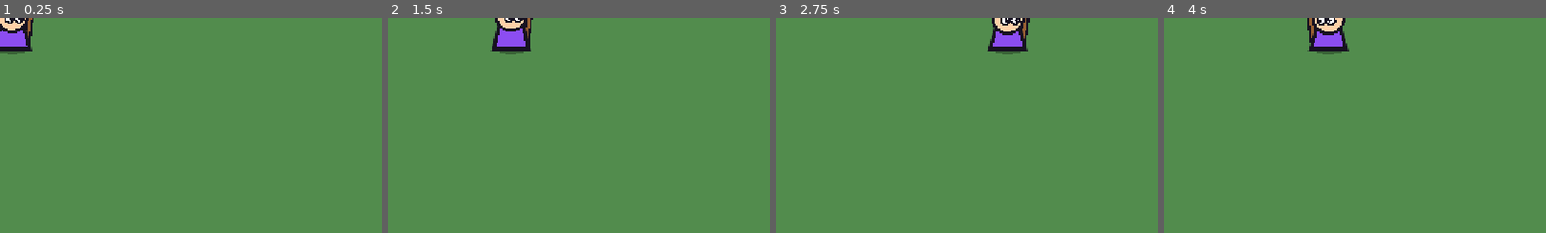
Above: before the commit, frames 1-4 (left to right).
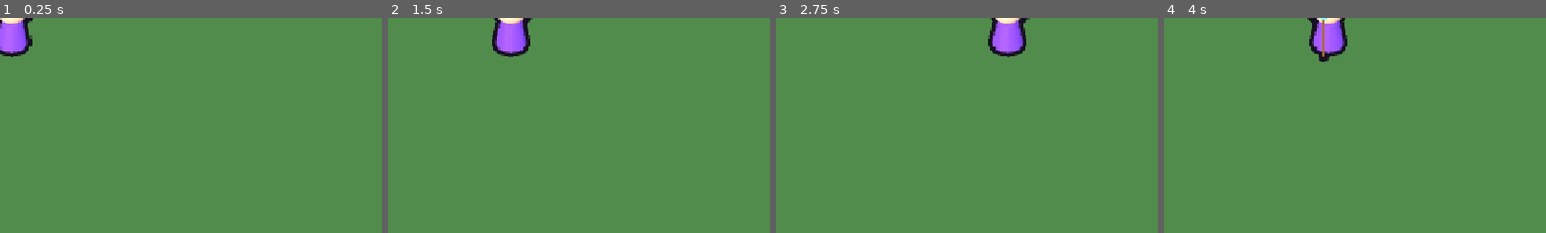
Above: after the commit, the same moments.

Repository: elefolo4565/fantasyIncremental
Game: Godot game, scene res://scenes/player/player.tscn
Two runs of this game, one before a commit and one after it. Both use one fixed random seed, a clock stepped at 60 frames per second and the inputs below. This scene is started directly instead of the project's main scene.
Inputs (mouse positions are % of the whole screen's width and height, from its top left):
- Up to frame 1 (0.25 s): no input
- Up to frame 2 (1.5 s): tap Enter at 0.5 s; move the mouse to (72, 45) at 0.52 s; hold Right (ui_right) 0.53-1.25 s; click (72, 45) at 0.67 s; drag from (30, 55) to (45, 70) at 1.27 s
- Up to frame 3 (2.75 s): tap Space at 2 s; move the mouse to (60, 28) at 2.02 s; hold Right (ui_right) from 2.03 s (still down)
- Up to frame 4 (4 s): release Right (ui_right) at 2.75 s; drag from (45, 70) to (20, 35) at 2.77 s; tap Enter at 3.5 s; move the mouse to (80, 65) at 3.52 s; hold Left (ui_left) from 3.53 s (still down)
The pictures show only the part of the screen within x 0-50%, y 0-50%; the shares and areas given below are measured in that part.

The runs differ from the first frame. In frame 1, 1.1% of the frame differs, in the area x 0-9%, y 0-19%; in frame 2, 1.2%; in frame 3, 1.3%; in frame 4, 1.3%, in the area x 37-49%, y 0-21%.

Commit message:
プレイヤーを3Dモデルから焼いた8方向の絵に差し替える
仮の3Dモデル（基本図形の魔法使い）を8方向×歩き4コマに焼く道具 tools/render_player を足し、
player.gd は焼いた絵を向きと歩きに合わせて描く。assets/models/player.glb を置けば焼き直せる。

Co-Authored-By: Claude Opus 5.5 (1M context) <noreply@anthropic.com>
Claude-Session: https://claude.ai/code/session_01DCGdW39avWMz4PaMBGrhsd

Diff:
--- a/scenes/player/player.gd
+++ b/scenes/player/player.gd
@@ -11,12 +11,17 @@
 
 const BOLT_SCENE := preload("res://scenes/bolt/bolt.tscn")
 const RADIUS := 20.0
-const ROBE_COLOR := Color(0.55, 0.3, 0.95)
-const HAT_COLOR := Color(0.32, 0.25, 0.85)
-const BAND_COLOR := Color(1.0, 0.8, 0.15)
-const SKIN_COLOR := Color(1.0, 0.82, 0.66)
-const STAFF_COLOR := Color(0.6, 0.38, 0.2)
-const GEM_COLOR := Color(0.4, 0.95, 1.0)
+## 3Dモデルを8方向×歩き4コマに焼いた絵（tools/render_player で作り直せる）。
+## 行が向き（画面の右から時計回りに45度ずつ）、列が歩きのコマ。
+const SHEET := preload("res://assets/sprites/player_sheet.png")
+const SHEET_CELL := 128
+const SHEET_DIRECTIONS := 8
+const SHEET_FRAMES := 4
+## コマの中で足元が来る位置（render_player.gd の FOOT と合わせる）。
+const SHEET_FOOT := Vector2(64, 112)
+## 絵の1ピクセルを、この体の座標で何単位に描くか。
+const SHEET_PIXEL := 1.1
+const FOOT_Y := 22.0
 const HURT_COLOR := Color(1.0, 0.35, 0.3)
 const DRAW_SCALE := 1.35
 const BLINK_RATE := 18.0
@@ -31,6 +36,7 @@
 var _knockback := Vector2.ZERO
 var _facing := Vector2.RIGHT
 var _walk := 0.0
+var _moving := false
 var _shot_count := 0
 var _body_scale := 1.0
 
@@ -72,6 +78,9 @@
 		queue_redraw()
 	_knockback = _knockback.move_toward(Vector2.ZERO, Balance.get_float("player_knockback") * 4.0 * delta)
 	var move := _read_move_input()
+	if _moving != (move != Vector2.ZERO):
+		_moving = move != Vector2.ZERO
+		queue_redraw()
 	if move != Vector2.ZERO:
 		_facing = move.normalized()
 		_walk += delta * 14.0
@@ -97,27 +106,16 @@
 func _draw() -> void:
 	var blink := _invincible > 0.0 and int(_invincible * BLINK_RATE) % 2 == 0
 	var tint := Color.WHITE if not blink else HURT_COLOR
-	var bob := sin(_walk) * 2.5
-	var side := -1.0 if _facing.x < 0.0 else 1.0
 	draw_set_transform(Vector2.ZERO, 0.0, Vector2.ONE * DRAW_SCALE * _body_scale)
-	Toon.shadow(self, Vector2(0, 22), Vector2(22, 8))
-	# 杖（体の後ろ側）
-	var staff_top := Vector2(side * 24, -30 + bob)
-	draw_line(Vector2(side * 18, 20), staff_top, Toon.OUTLINE, 9.0)
-	draw_line(Vector2(side * 18, 20), staff_top, STAFF_COLOR * tint, 4.0)
-	Toon.blob(self, staff_top, Vector2(7, 7), GEM_COLOR * tint)
-	# ローブ
-	var robe := PackedVector2Array([Vector2(-13, -2 + bob), Vector2(13, -2 + bob), Vector2(19, 22), Vector2(-19, 22)])
-	Toon.polygon(self, robe, ROBE_COLOR * tint)
-	# 大きな頭
-	var head := Vector2(0, -16 + bob)
-	Toon.blob(self, head, Vector2(17, 16), SKIN_COLOR * tint)
-	Toon.eye(self, head + Vector2(-6 + _facing.x * 3, 2), 4.0, _facing)
-	Toon.eye(self, head + Vector2(6 + _facing.x * 3, 2), 4.0, _facing)
-	# とんがり帽子
-	var hat := PackedVector2Array([head + Vector2(-22, -6), head + Vector2(22, -6), head + Vector2(-side * 6, -44)])
-	Toon.polygon(self, hat, HAT_COLOR * tint)
-	draw_line(head + Vector2(-20, -8), head + Vector2(20, -8), BAND_COLOR * tint, 6.0)
+	Toon.shadow(self, Vector2(0, FOOT_Y), Vector2(22, 8))
+	var direction := wrapi(roundi(_facing.angle() / (TAU / SHEET_DIRECTIONS)), 0, SHEET_DIRECTIONS)
+	var frame := 0
+	if _moving:
+		frame = int(_walk / TAU * SHEET_FRAMES) % SHEET_FRAMES
+	var source := Rect2(frame * SHEET_CELL, direction * SHEET_CELL, SHEET_CELL, SHEET_CELL)
+	var size := Vector2.ONE * SHEET_CELL * SHEET_PIXEL
+	var at := Vector2(0, FOOT_Y) - SHEET_FOOT * SHEET_PIXEL
+	draw_texture_rect_region(SHEET, Rect2(at, size), source, tint)
 
 
 func _read_move_input() -> Vector2:
--- a/scenes/player/player.tscn
+++ b/scenes/player/player.tscn
@@ -7,6 +7,7 @@
 
 [node name="Player" type="CharacterBody2D"]
 motion_mode = 1
+texture_filter = 5
 script = ExtResource("1_player")
 
 [node name="CollisionShape2D" type="CollisionShape2D" parent="."]
--- /dev/null
+++ b/tools/render_player/placeholder_wizard.gd
@@ -0,0 +1,98 @@
+extends Node3D
+## 仮のプレイヤー（魔法使い）の3Dモデル。Godot の基本図形だけで組み立てる。
+## render_player が8方向の絵に焼くときに使う。本番のモデルができたら assets/models/player.glb に置けば、こちらは使われない。
+## 足元が原点、正面が +Z。set_walk(0〜1) で歩きの1周のどこかの姿勢にする。
+
+const ROBE_COLOR := Color(0.55, 0.3, 0.95)
+const HAT_COLOR := Color(0.32, 0.25, 0.85)
+const BAND_COLOR := Color(1.0, 0.8, 0.15)
+const SKIN_COLOR := Color(1.0, 0.82, 0.66)
+const STAFF_COLOR := Color(0.6, 0.38, 0.2)
+const GEM_COLOR := Color(0.4, 0.95, 1.0)
+const SHOE_COLOR := Color(0.3, 0.2, 0.16)
+const EYE_COLOR := Color(0.09, 0.07, 0.13)
+
+var _body := Node3D.new()
+var _foot_l: MeshInstance3D
+var _foot_r: MeshInstance3D
+var _staff := Node3D.new()
+
+
+func _ready() -> void:
+	add_child(_body)
+	_foot_l = _part(_sphere(0.11), SHOE_COLOR, Vector3(-0.13, 0.08, 0.02), Vector3(1, 0.7, 1.5), self)
+	_foot_r = _part(_sphere(0.11), SHOE_COLOR, Vector3(0.13, 0.08, 0.02), Vector3(1, 0.7, 1.5), self)
+	# ローブ（すそ広がりの円すい台）
+	var robe := CylinderMesh.new()
+	robe.top_radius = 0.24
+	robe.bottom_radius = 0.36
+	robe.height = 0.72
+	_part(robe, ROBE_COLOR, Vector3(0, 0.46, 0), Vector3.ONE, _body)
+	# 大きな頭
+	_part(_sphere(0.36), SKIN_COLOR, Vector3(0, 1.12, 0), Vector3(1, 0.95, 0.95), _body)
+	# 目（正面 +Z 側）
+	_part(_sphere(0.075), EYE_COLOR, Vector3(-0.13, 1.04, 0.33), Vector3(0.9, 1.4, 0.6), _body)
+	_part(_sphere(0.075), EYE_COLOR, Vector3(0.13, 1.04, 0.33), Vector3(0.9, 1.4, 0.6), _body)
+	# とんがり帽子
+	var brim := CylinderMesh.new()
+	brim.top_radius = 0.44
+	brim.bottom_radius = 0.44
+	brim.height = 0.06
+	_part(brim, HAT_COLOR, Vector3(0, 1.38, 0), Vector3.ONE, _body)
+	var band := CylinderMesh.new()
+	band.top_radius = 0.33
+	band.bottom_radius = 0.34
+	band.height = 0.09
+	_part(band, BAND_COLOR, Vector3(0, 1.43, 0), Vector3.ONE, _body)
+	var cone := CylinderMesh.new()
+	cone.top_radius = 0.0
+	cone.bottom_radius = 0.33
+	cone.height = 0.75
+	var tip := _part(cone, HAT_COLOR, Vector3(0, 1.76, -0.04), Vector3.ONE, _body)
+	tip.rotation.x = deg_to_rad(-14)
+	# 杖（右手側）
+	_body.add_child(_staff)
+	_staff.position = Vector3(0.42, 0.0, 0.12)
+	var pole := CylinderMesh.new()
+	pole.top_radius = 0.035
+	pole.bottom_radius = 0.035
+	pole.height = 1.25
+	_part(pole, STAFF_COLOR, Vector3(0, 0.66, 0), Vector3.ONE, _staff)
+	_part(_sphere(0.11), GEM_COLOR, Vector3(0, 1.32, 0), Vector3.ONE, _staff, true)
+	set_walk(0.0)
+
+
+## phase は歩きの1周（0〜1）。足を前後に出し、体を上下に揺らす。
+func set_walk(phase: float) -> void:
+	var swing := sin(phase * TAU)
+	_foot_l.position.z = 0.02 + swing * 0.24
+	_foot_r.position.z = 0.02 - swing * 0.24
+	_foot_l.position.y = 0.08 + maxf(swing, 0.0) * 0.05
+	_foot_r.position.y = 0.08 + maxf(-swing, 0.0) * 0.05
+	_body.position.y = absf(cos(phase * TAU)) * 0.05
+	_staff.rotation.x = swing * 0.12
+
+
+func _sphere(radius: float) -> SphereMesh:
+	var mesh := SphereMesh.new()
+	mesh.radius = radius
+	mesh.height = radius * 2.0
+	return mesh
+
+
+func _part(mesh: Mesh, color: Color, at: Vector3, scale_by: Vector3, parent: Node3D, glow := false) -> MeshInstance3D:
+	var material := StandardMaterial3D.new()
+	material.albedo_color = color
+	material.diffuse_mode = BaseMaterial3D.DIFFUSE_TOON
+	material.specular_mode = BaseMaterial3D.SPECULAR_TOON
+	material.roughness = 0.6
+	if glow:
+		material.emission_enabled = true
+		material.emission = color * 0.6
+	var node := MeshInstance3D.new()
+	node.mesh = mesh
+	node.material_override = material
+	node.position = at
+	node.scale = scale_by
+	parent.add_child(node)
+	return node
--- /dev/null
+++ b/tools/render_player/render_player.gd
@@ -0,0 +1,127 @@
+extends Node
+## プレイヤーの3Dモデルを8方向×歩き4コマの絵に焼き、assets/sprites/player_sheet.png に保存する道具。
+## ゲームには含まれない（開発用）。使い方は tools/render_player/README.md。
+## assets/models/player.glb があればそれを、なければ仮のモデル（placeholder_wizard.gd）を焼く。
+
+const OUTPUT_PATH := "res://assets/sprites/player_sheet.png"
+const MODEL_PATH := "res://assets/models/player.glb"
+const CELL := 128
+const DIRECTIONS := 8
+const FRAMES := 4
+## 足元が来る位置（コマの左上から）。player.gd の SHEET_FOOT と合わせる。
+const FOOT := Vector2(64, 112)
+## カメラの見下ろす角度（度）と、コマの縦に映る広さ（モデルの単位）。
+const CAMERA_PITCH := 40.0
+const CAMERA_SIZE := 2.7
+const OUTLINE_COLOR := Color(0.09, 0.07, 0.13)
+const OUTLINE_PX := 5
+## glb にこの名前のアニメーションがあれば歩きに使う。
+const WALK_ANIMATION := &"walk"
+
+var _viewport: SubViewport
+var _pivot: Node3D
+var _model: Node3D
+var _animation: AnimationPlayer
+
+
+func _ready() -> void:
+	_viewport = SubViewport.new()
+	_viewport.size = Vector2i(CELL, CELL)
+	_viewport.transparent_bg = true
+	_viewport.own_world_3d = true
+	_viewport.render_target_update_mode = SubViewport.UPDATE_ALWAYS
+	add_child(_viewport)
+
+	var environment := Environment.new()
+	environment.background_mode = Environment.BG_CLEAR_COLOR
+	environment.ambient_light_source = Environment.AMBIENT_SOURCE_COLOR
+	environment.ambient_light_color = Color(0.75, 0.75, 0.85)
+	environment.ambient_light_energy = 0.55
+	var world := WorldEnvironment.new()
+	world.environment = environment
+	_viewport.add_child(world)
+
+	var light := DirectionalLight3D.new()
+	light.rotation = Vector3(deg_to_rad(-50), deg_to_rad(-35), 0)
+	light.light_energy = 1.1
+	_viewport.add_child(light)
+
+	_pivot = Node3D.new()
+	_viewport.add_child(_pivot)
+	_model = _load_model()
+	_pivot.add_child(_model)
+	_animation = _model.find_child("AnimationPlayer", true, false) as AnimationPlayer
+
+	var camera := Camera3D.new()
+	camera.projection = Camera3D.PROJECTION_ORTHOGONAL
+	camera.size = CAMERA_SIZE
+	camera.rotation.x = deg_to_rad(-CAMERA_PITCH)
+	_viewport.add_child(camera)
+	# 原点（足元）がコマの FOOT に映るようにカメラをずらす
+	var pixel := CAMERA_SIZE / CELL
+	var back := camera.global_transform.basis.z * 10.0
+	var up := camera.global_transform.basis.y * (FOOT.y - CELL * 0.5) * pixel
+	var right := camera.global_transform.basis.x * (CELL * 0.5 - FOOT.x) * pixel
+	camera.position = back + up + right
+	_render.call_deferred()
+
+
+func _load_model() -> Node3D:
+	if ResourceLoader.exists(MODEL_PATH):
+		print("render_player: ", MODEL_PATH, " を焼きます")
+		return (load(MODEL_PATH) as PackedScene).instantiate() as Node3D
+	print("render_player: 仮のモデルを焼きます")
+	var model := Node3D.new()
+	model.set_script(load("res://tools/render_player/placeholder_wizard.gd"))
+	return model
+
+
+func _render() -> void:
+	var sheet := Image.create(CELL * FRAMES, CELL * DIRECTIONS, false, Image.FORMAT_RGBA8)
+	for direction in DIRECTIONS:
+		# 画面の右から時計回りに45度ずつ。画面の右＝ワールドの +X、画面の下＝ワールドの +Z
+		var angle := TAU * direction / DIRECTIONS
+		_pivot.rotation.y = atan2(cos(angle), sin(angle))
+		for frame in FRAMES:
+			_pose(float(frame) / FRAMES)
+			await RenderingServer.frame_post_draw
+			await RenderingServer.frame_post_draw
+			var image := _viewport.get_texture().get_image()
+			image.convert(Image.FORMAT_RGBA8)
+			_add_outline(image)
+			sheet.blit_rect(image, Rect2i(0, 0, CELL, CELL), Vector2i(frame * CELL, direction * CELL))
+	var error := sheet.save_png(OUTPUT_PATH)
+	print("render_player: ", OUTPUT_PATH, " に保存しました (", error_string(error), ")")
+	get_tree().quit()
+
+
+func _pose(phase: float) -> void:
+	if _animation != null and _animation.has_animation(WALK_ANIMATION):
+		_animation.play(WALK_ANIMATION)
+		_animation.seek(phase * _animation.get_animation(WALK_ANIMATION).length, true)
+		_animation.pause()
+	elif _model.has_method(&"set_walk"):
+		_model.call(&"set_walk", phase)
+
+
+## 不透明な部分のまわりを OUTLINE_PX ぶん縁取り色で囲む（ブロスタ風の太い縁）。
+func _add_outline(image: Image) -> void:
+	var source := image.duplicate() as Image
+	for y in CELL:
+		for x in CELL:
+			if source.get_pixel(x, y).a > 0.5:
+				continue
+			var near := false
+			for dy in range(-OUTLINE_PX, OUTLINE_PX + 1):
+				for dx in range(-OUTLINE_PX, OUTLINE_PX + 1):
+					if dx * dx + dy * dy > OUTLINE_PX * OUTLINE_PX + 1:
+						continue
+					var sx := x + dx
+					var sy := y + dy
+					if sx >= 0 and sy >= 0 and sx < CELL and sy < CELL and source.get_pixel(sx, sy).a > 0.5:
+						near = true
+						break
+				if near:
+					break
+			if near:
+				image.set_pixel(x, y, OUTLINE_COLOR)
--- /dev/null
+++ b/tools/render_player/render_player.tscn
@@ -0,0 +1,6 @@
+[gd_scene load_steps=2 format=3]
+
+[ext_resource type="Script" path="res://tools/render_player/render_player.gd" id="1_render"]
+
+[node name="RenderPlayer" type="Node"]
+script = ExtResource("1_render")
Binary file added: assets/sprites/player_sheet.png
Not shown, added: assets/sprites/player_sheet.png.import
Not shown, changed: export_presets.cfg
Not shown, added: tools/render_player/placeholder_wizard.gd.uid
Not shown, added: tools/render_player/render_player.gd.uid
Not shown, changed: CLAUDE.md
Not shown, added: tools/render_player/README.md
